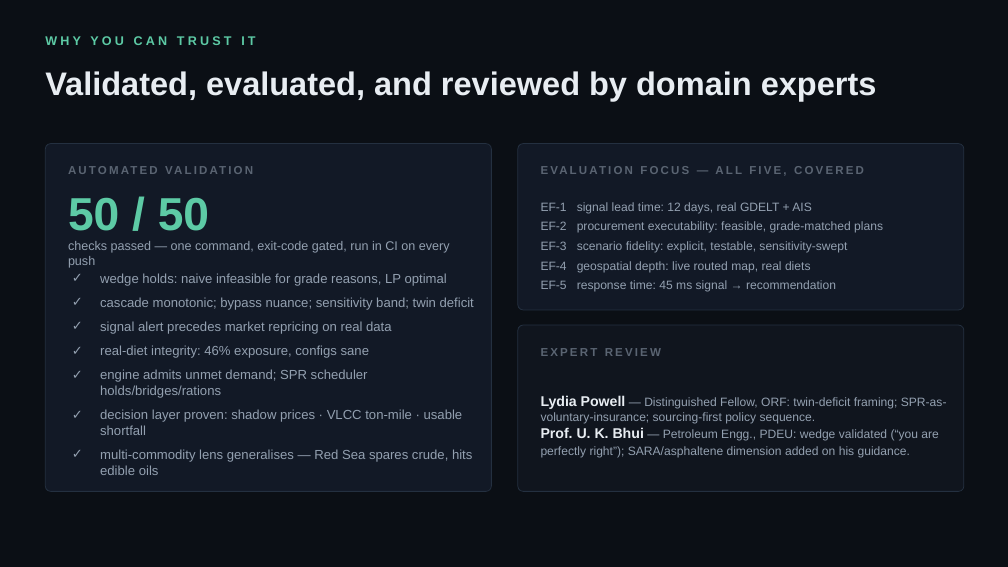
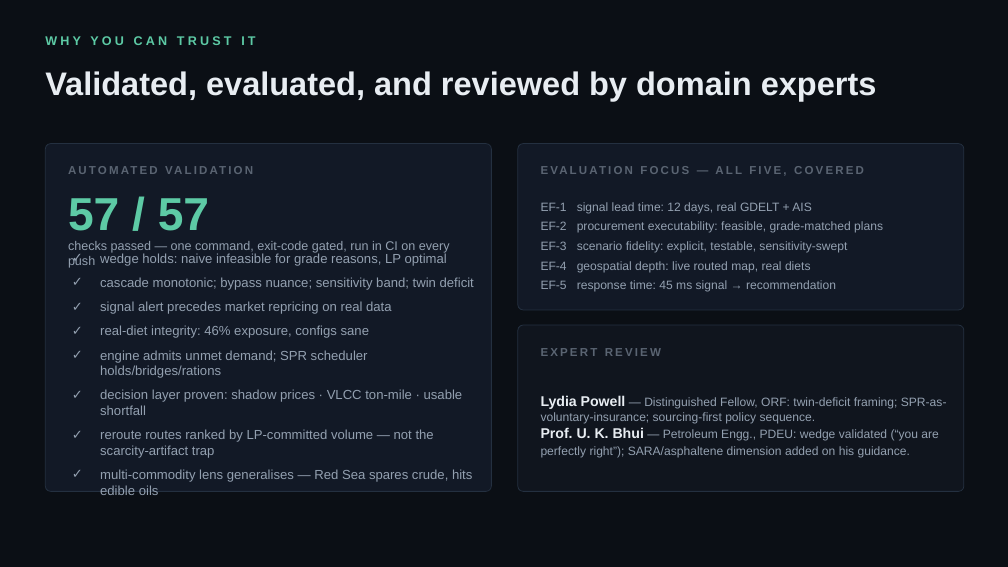
Before and after one commit to PureGenius369/Karnadhar, a slide deck: slide 11 of deliverables/KARNADHAR_Deck.pptx. Drawn at 1008x567 pixels with LibreOffice and Linux fonts; fonts in the diff are those of the drawing. Boxes give left, top, right and bottom in pixels: in the first picture for what was removed or moved away, otherwise in the second. Text is boxed around its words. In the diff, an @@ line names an element or a change of style, - is before the commit and + after.

```diff
--- a/deliverables/KARNADHAR_Deck.pptx
+++ b/deliverables/KARNADHAR_Deck.pptx
@@ text at (68,198,209,231): text changed @@
-50 / 50
+57 / 57
@@ text at (100,429,434,458): paragraph added @@
+✓ reroute routes ranked by LP-committed volume — not the scarcity-artifact trap
```
Also in this commit, not shown: 1 other slide changed, 17 other files.
